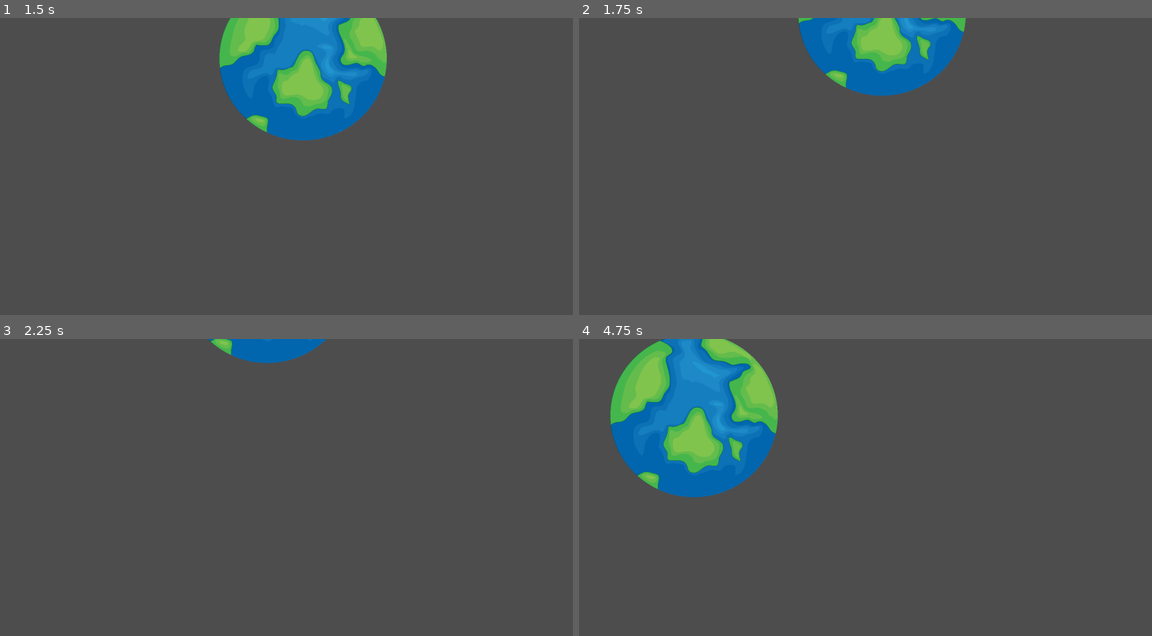
Above: before the commit, frames 1-4 (two rows, left to right).
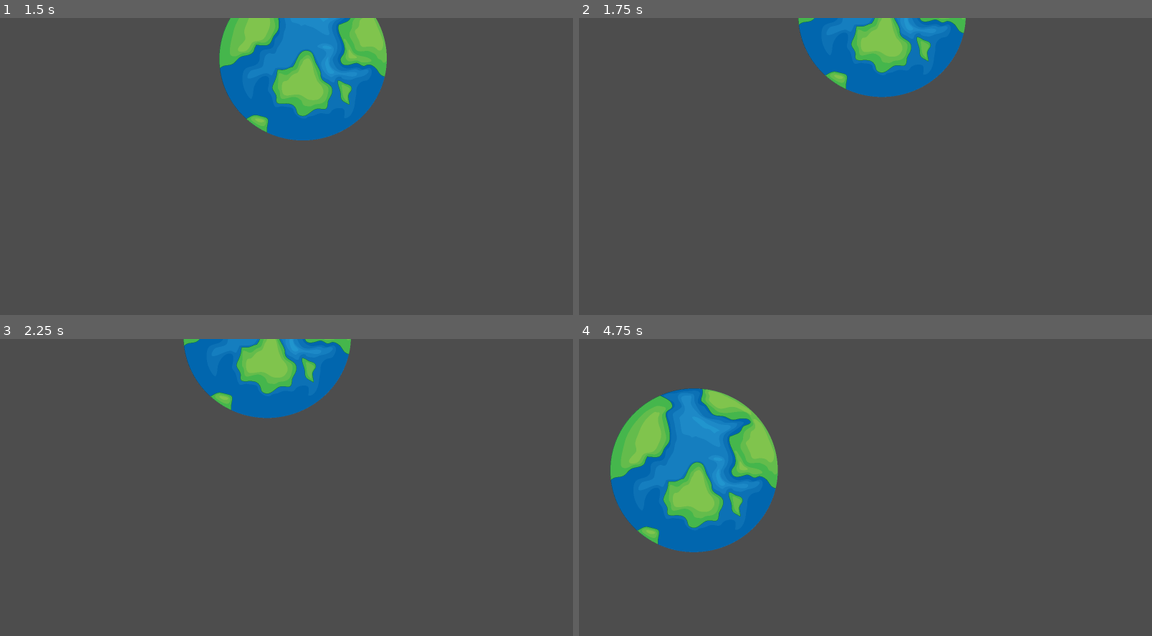
Above: after the commit, the same moments.

Repository: CS196Illinois/Group30-FA23
Game: Godot game, scene res://tutorial_scene_2d.tscn
Same seed, same stepped clock (60 frames per second), same inputs: the game is played once before the commit and once after it.
Inputs:
- Up to frame 1 (1.5 s): tap Enter at 0.5 s; hold W (moveUp) from 0.53 s (still down)
- Up to frame 2 (1.75 s): keep holding W (moveUp)
- Up to frame 3 (2.25 s): release W (moveUp) at 2.03 s; hold A (moveLeft) from 2.03 s (still down)
- Up to frame 4 (4.75 s): release A (moveLeft) at 3.53 s; hold S (moveDown) 3.53-4.28 s; hold D (moveRight) from 4.28 s (still down)

Frame 1 is identical in both runs. In frame 2, 0.6% of the frame differs, in the area x 38-68%, y 0-27%; in frame 3, 5.7%; in frame 4, 16%, in the area x 5-35%, y 0-72%.

Commit message:
(practicing) clamp position

Diff:
--- a/Project/LearnTutorial/AnimatedSprite2D.gd
+++ b/Project/LearnTutorial/AnimatedSprite2D.gd
@@ -1,9 +1,12 @@
 class_name LearnTutorial extends AnimatedSprite2D
 
 @export var speed = 500.0
+var screenSize = Vector2.ZERO
+
 # Called when the node enters the scene tree for the first time.
 func _ready():
-	pass
+	screenSize = get_viewport_rect().size
+	print(screenSize)
 
 
 # Called every frame. 'delta' is the elapsed time since the previous frame.
@@ -22,3 +25,5 @@
 		direction = direction.normalized()
 
 	position += direction * speed * delta
+	position.x = clamp(position.x, 0, screenSize.x)
+	position.y = clamp(position.y, 0, screenSize.y)
